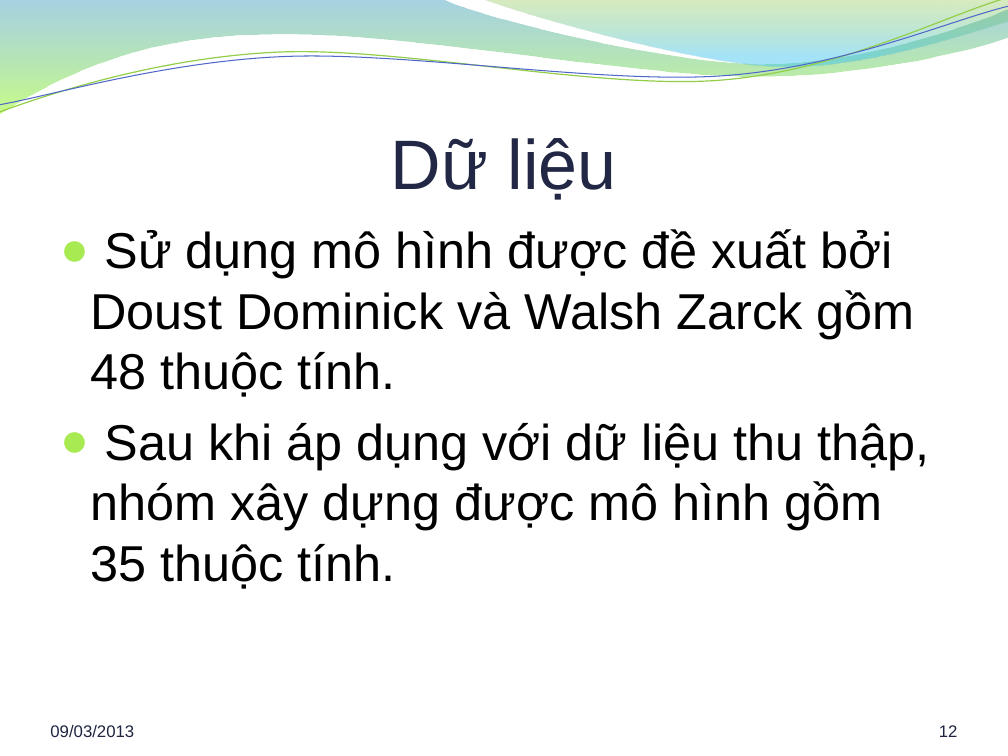
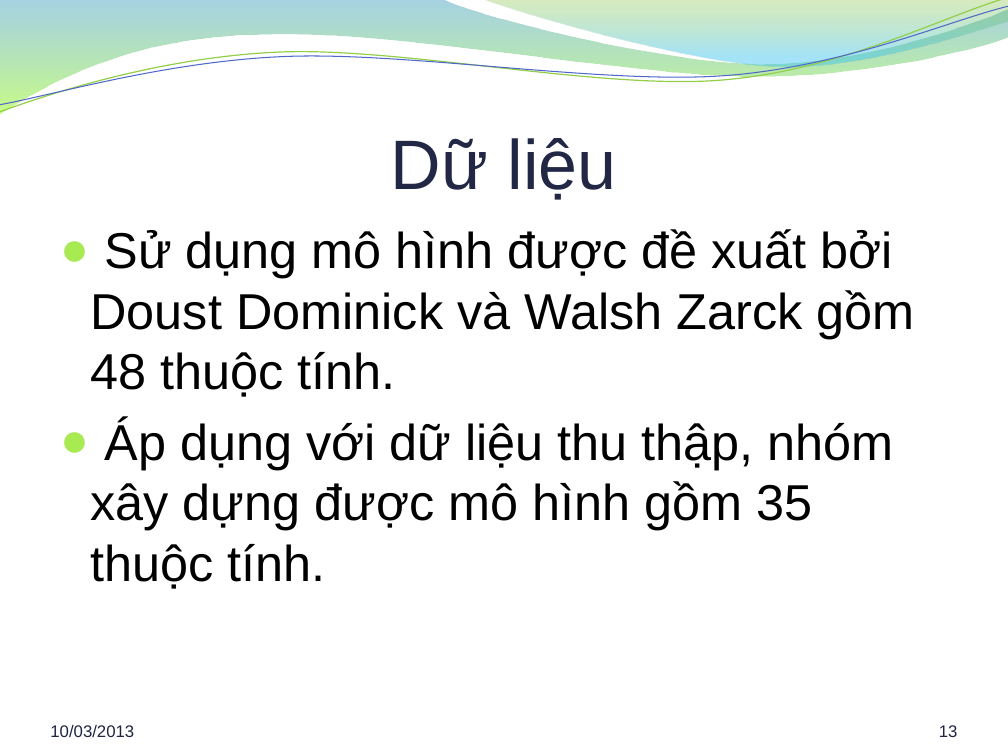
Before and after one commit to hung94it/benhvien, a slide deck: slide 13 of Diabetes/Documents/Report/Bao cao khoa luan.pptx (slide 12 before the commit). Drawn at 1008x756 pixels with LibreOffice and Linux fonts; fonts in the diff are those of the drawing; background and template pictures are left out. Boxes give left, top, right and bottom in pixels: in the first picture for what was removed or moved away, otherwise in the second. Text is boxed around its words. In the diff, an @@ line names an element or a change of style, - is before the commit and + after.

```diff
--- a/Diabetes/Documents/Report/Bao cao khoa luan.pptx
+++ b/Diabetes/Documents/Report/Bao cao khoa luan.pptx
@@ text at bbox=[91, 420, 893, 589]: text changed @@
-● Sau khi áp dụng với dữ liệu thu thập, nhóm xây dựng được mô hình gồm 35 thuộc tính.
+● Áp dụng với dữ liệu thu thập, nhóm xây dựng được mô hình gồm 35 thuộc tính.
@@ text at bbox=[50, 725, 134, 737]: text changed @@
-09/03/2013
+10/03/2013
@@ page number at bbox=[939, 725, 958, 737]: text changed @@
-12
+13
```
Also in this commit, not shown: 24 other slides changed, 2 slides added, 1 slide removed, 1 other file.
